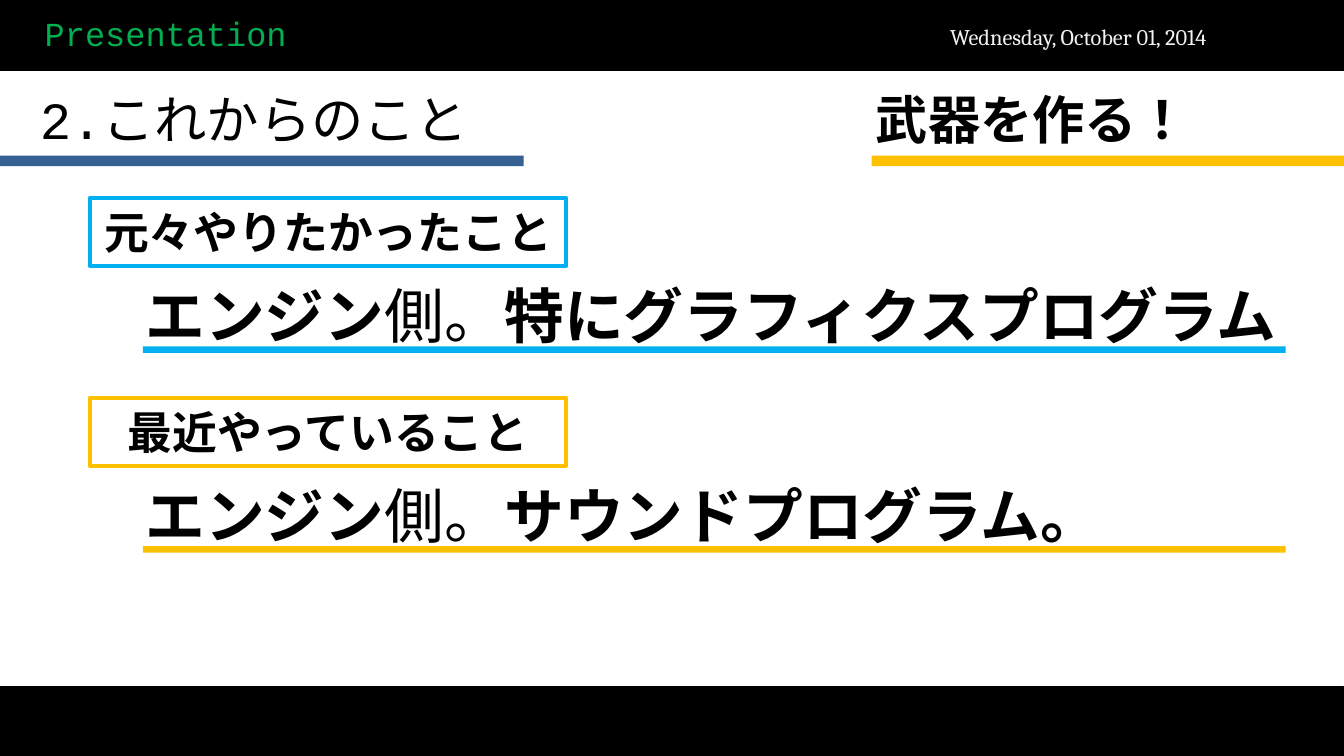
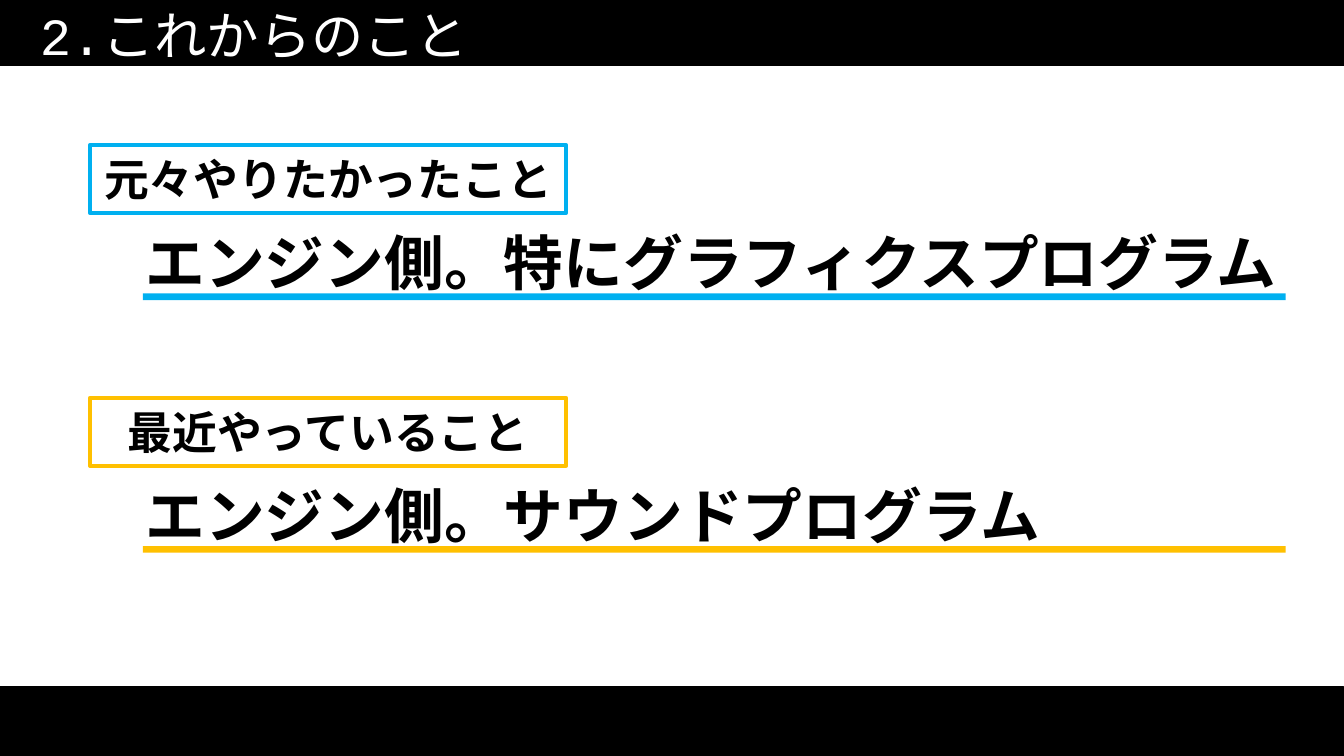
Before and after one commit to scarecrow173/Test, a slide deck: slide 21 of 試用期間終了.pptx (slide 19 before the commit). Drawn at 1344x756 pixels with LibreOffice and Linux fonts; fonts in the diff are those of the drawing; background and template pictures are left out. Boxes give left, top, right and bottom in pixels: in the first picture for what was removed or moved away, otherwise in the second. Text is boxed around its words. In the diff, an @@ line names an element or a change of style, - is before the commit and + after.

```diff
--- a/試用期間終了.pptx
+++ b/試用期間終了.pptx
@@ rectangle: place and size @@
-rectangle at (0,1,1344,69)
+rectangle at (0,0,1344,65)
@@ text "2.これからのこと": place and size @@
-text "2.これからのこと" at (40,101,468,141)
+text "2.これからのこと" at (40,17,468,70)
@@ text "2.これからのこと" at (40,17,468,70): text colour #000000 to #FFFFFF @@
@@ text removed at (45,21,287,47) @@
-Presentation
@@ text removed at (950,29,1206,50) @@
-Wednesday, October 01, 2014
@@ text removed at (876,94,1189,144) @@
-武器を作る！
@@ rectangle removed at (0,156,524,167) @@
@@ rectangle removed at (872,156,1344,167) @@
@@ text "エンジン側。特にグラフィクスプログラム" at (145,233,1276,300): bold on in "エンジン側。特にグラフィクスプログラム" @@
@@ 2 rectangles, 1 text: place and size @@
-2 rectangles, 1 text at (90,198,1285,353)
+2 rectangles, 1 text at (90,145,1285,300)
@@ text at (145,486,1040,553): text changed @@
-エンジン側。サウンドプログラム。
+エンジン側。サウンドプログラム
```
Also in this commit, not shown: 20 other slides changed, 2 slides added, 11 other files.
